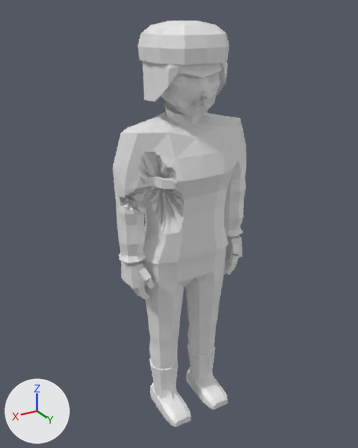
An edit to the glTF model assets/models/zombie_soldier_f_b2.glb, drawn before and after from the same camera.
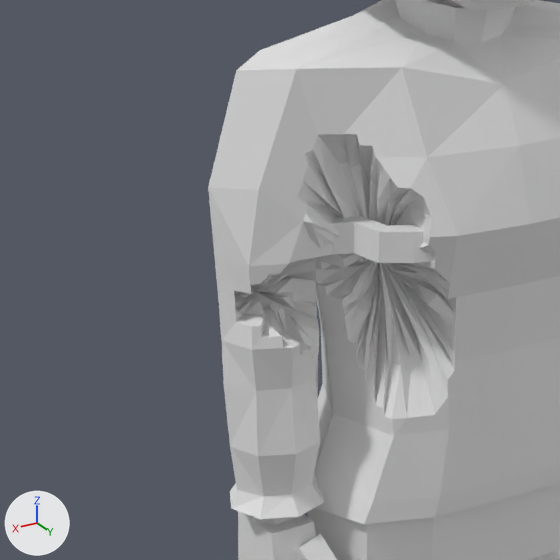
Old and new are each drawn whole from a camera (50 mm lens) standing at (1.161, 1.887, 1.992) and looking at (0.011, -0.029, 1.034) and again close up on the part from 15% to 60% of the width and 25% to 61% of the height. Lighting does not change. The marker at lower left points along +X, +Y and +Z. The last two pictures show the newer version. Vertices at exactly the same position are counted once.

In view in the first close-up: 'zombie_soldier_f_b2'.
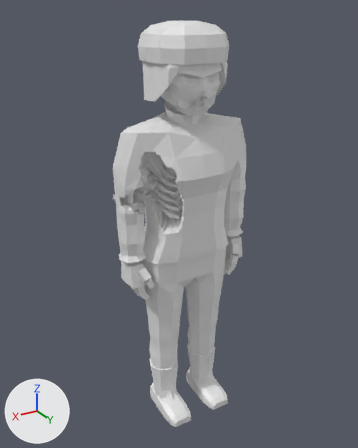
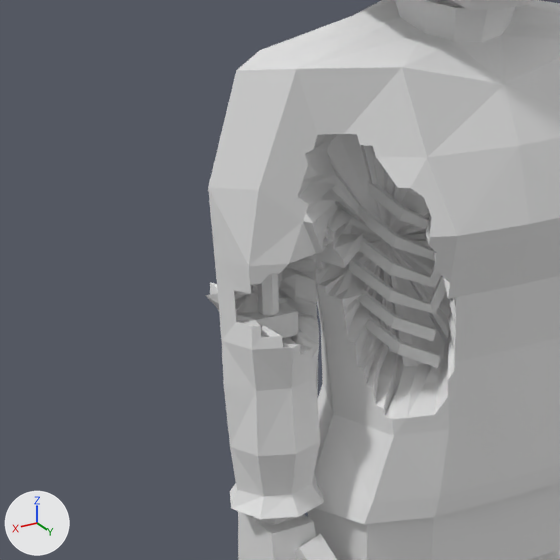
Boxes (x1, y1, x2, y2) around the edits, measured in the close-ups (560 x 560 px; the box of a moved part takes in the faces that stretch with it):
'zombie_soldier_f_b2', reshaped: before (208, 0, 560, 560); after (206, 0, 560, 560)
part 1 of me_zombie_soldier_f_b2, added: after (238, 303, 298, 338)
part 2 of me_zombie_soldier_f_b2, moved or reshaped: before (234, 134, 456, 419); after (206, 134, 456, 419)

What the commit changed:
me_zombie_soldier_f_b2 is used by ob_zombie_soldier_f_b2; location (0.0, 0.0, 0.0).
me_zombie_soldier_f_b2 had 2492 vertices, 4851 faces and spanned x -0.36..0.36, y -0.19..0.2, z 0.0..1.95.
me_zombie_soldier_f_b2 now has 2800 vertices, 5379 faces and spans x -0.36..0.36, y -0.19..0.2, z 0.0..1.95.
me_zombie_soldier_f_b2 part 1: a new loose piece, a box spanning x 0.248..0.316, y -0.022..0.014, z 1.172..1.204.
me_zombie_soldier_f_b2 part 2: 297 vertices moved from x 0.06..0.33, y -0.05..0.15, z 1.12..1.4 to x -0.02..0.34, y -0.08..0.11, z 1.08..1.45; 21 vertices removed from x 0.19..0.33, y -0.04..0.05, z 1.17..1.3; 257 vertices added at x 0.01..0.35, y -0.09..0.08, z 1.11..1.5.
Other edits to the shape of me_zombie_soldier_f_b2 do not show in these pictures.
